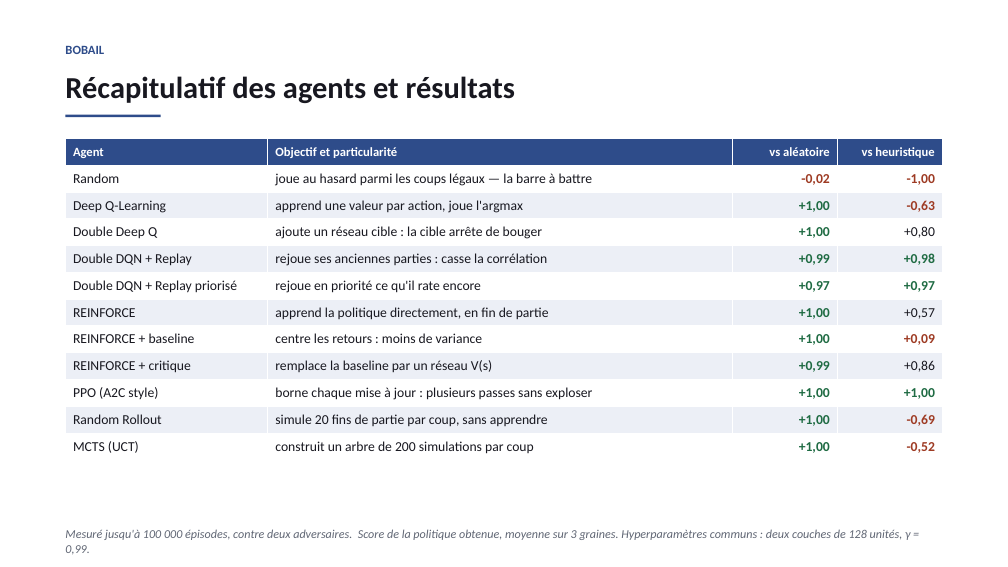
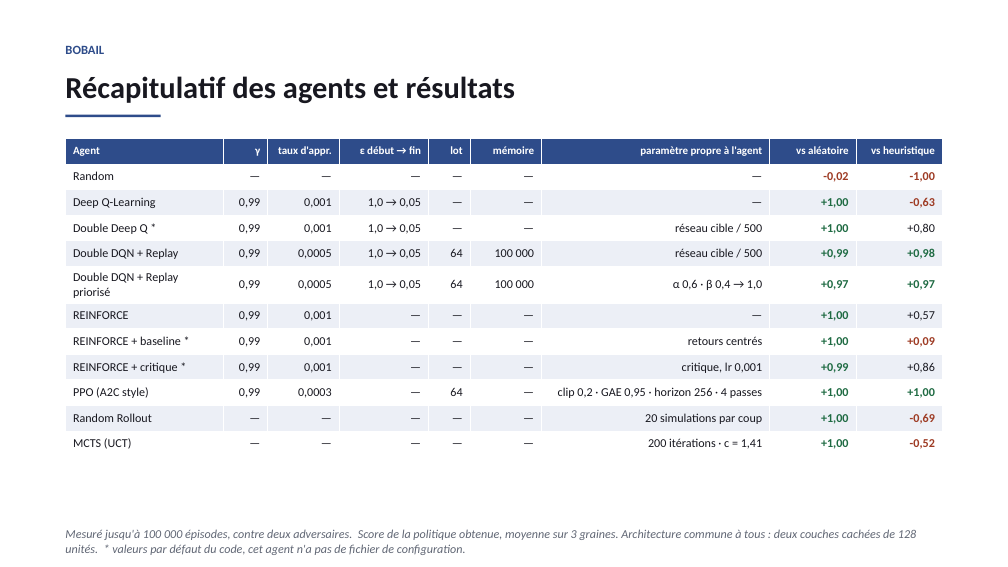
Before and after one commit to KaabiOmar/drl-project, a slide deck: slide 22 of Soutenance_DRL.pptx. Drawn at 1008x567 pixels with LibreOffice and Linux fonts; fonts in the diff are those of the drawing. Boxes give left, top, right and bottom in pixels: in the first picture for what was removed or moved away, otherwise in the second. Text is boxed around its words. In the diff, an @@ line names an element or a change of style, - is before the commit and + after.

```diff
--- a/Soutenance_DRL.pptx
+++ b/Soutenance_DRL.pptx
@@ table at (66,138,942,453) @@
-column 1: Agent | Random | Deep Q-Learning | Double Deep Q | Double DQN + Replay | Double DQN + Replay priorisé | REINFORCE | REINFORCE + baseline | REINFORCE + critique | PPO (A2C style) | Random Rollout | MCTS (UCT)
-column 2: Objectif et particularité | joue au hasard parmi les coups légaux — la barre à battre | apprend une valeur par action, joue l'argmax | ajoute un réseau cible : la cible arrête de bouger | rejoue ses anciennes parties : casse la corrélation | rejoue en priorité ce qu'il rate encore | apprend la politique directement, en fin de partie | centre les retours : moins de variance | remplace la baseline par un réseau V(s) | borne chaque mise à jour : plusieurs passes sans exploser | simule 20 fins de partie par coup, sans apprendre | construit un arbre de 200 simulations par coup
+column 1: Agent | Random | Deep Q-Learning | Double Deep Q * | Double DQN + Replay | Double DQN + Replay priorisé | REINFORCE | REINFORCE + baseline * | REINFORCE + critique * | PPO (A2C style) | Random Rollout | MCTS (UCT)
+column 2: γ | — | 0,99 | 0,99 | 0,99 | 0,99 | 0,99 | 0,99 | 0,99 | 0,99 | — | —
+column 3: taux d'appr. | — | 0,001 | 0,001 | 0,0005 | 0,0005 | 0,001 | 0,001 | 0,001 | 0,0003 | — | —
+column 4: ε début → fin | — | 1,0 → 0,05 | 1,0 → 0,05 | 1,0 → 0,05 | 1,0 → 0,05 | — | — | — | — | — | —
+column 5: lot | — | — | — | 64 | 64 | — | — | — | 64 | — | —
+column 6: mémoire | — | — | — | 100 000 | 100 000 | — | — | — | — | — | —
+column 7: paramètre propre à l'agent | — | — | réseau cible / 500 | réseau cible / 500 | α 0,6 · β 0,4 → 1,0 | — | retours centrés | critique, lr 0,001 | clip 0,2 · GAE 0,95 · horizon 256 · 4 passes | 20 simulations par coup | 200 itérations · c = 1,41
@@ text at (65,529,916,555): text changed @@
-Mesuré jusqu'à 100 000 épisodes, contre deux adversaires. Score de la politique obtenue, moyenne sur 3 graines. Hyperparamètres communs : deux couches de 128 unités, γ = 0,99.
+Mesuré jusqu'à 100 000 épisodes, contre deux adversaires. Score de la politique obtenue, moyenne sur 3 graines. Architecture commune à tous : deux couches cachées de 128 unités. * valeurs par défaut du code, cet agent n'a pas de fichier de configuration.
```
Also in this commit, not shown: 4 other slides changed.
